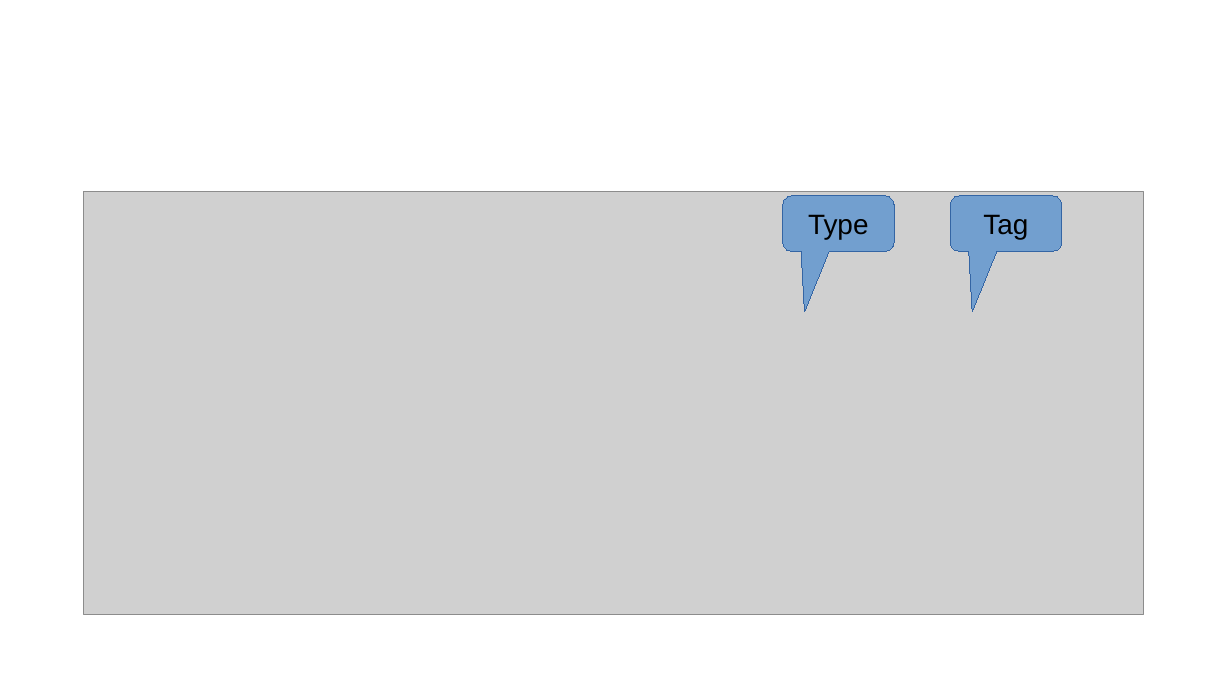
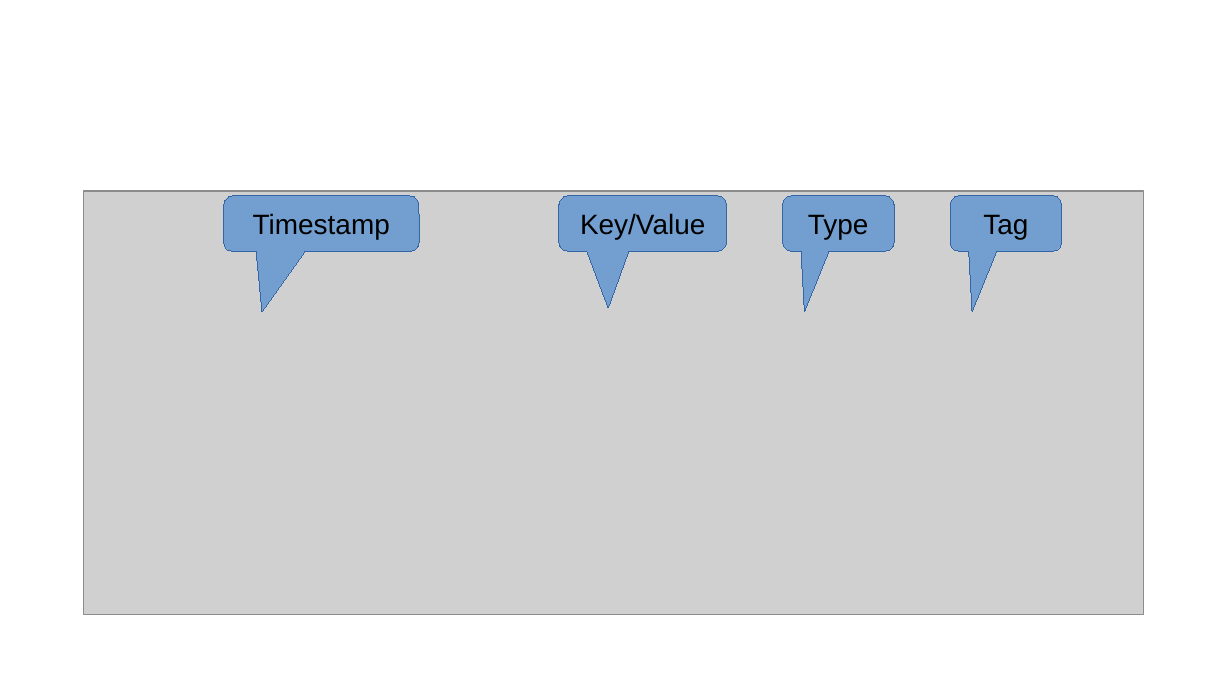
Before and after one commit to skrabbenborg/nosql-talk, a slide deck: slide 23 of presentation/presentation.pptx. Drawn at 1232x693 pixels with LibreOffice and Linux fonts; fonts in the diff are those of the drawing; grey boxes stand for pictures; background and template pictures are left out. Boxes give left, top, right and bottom in pixels: in the first picture for what was removed or moved away, otherwise in the second. Text is boxed around its words. In the diff, an @@ line names an element or a change of style, - is before the commit and + after.

```diff
--- a/presentation/presentation.pptx
+++ b/presentation/presentation.pptx
@@ rounded speech box added at [224,196,419,252], fill #729FCF, outline #3465A4 0 pt, 18 pt, text #000000 @@
+Timestamp
@@ rounded speech box added at [559,196,727,252], fill #729FCF, outline #3465A4 0 pt, 18 pt, text #000000 @@
+Key/Value
```
Also in this commit, not shown: 2 other slides changed, 1 slide added, 1 slide removed, 2 other files.
